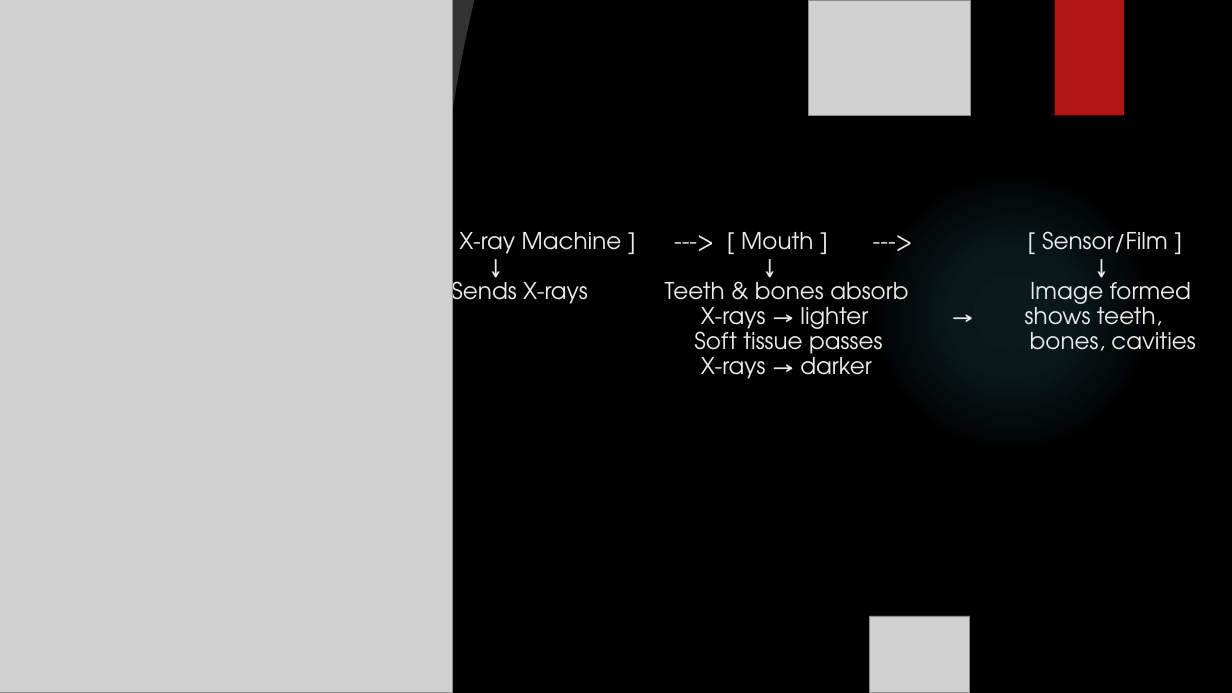
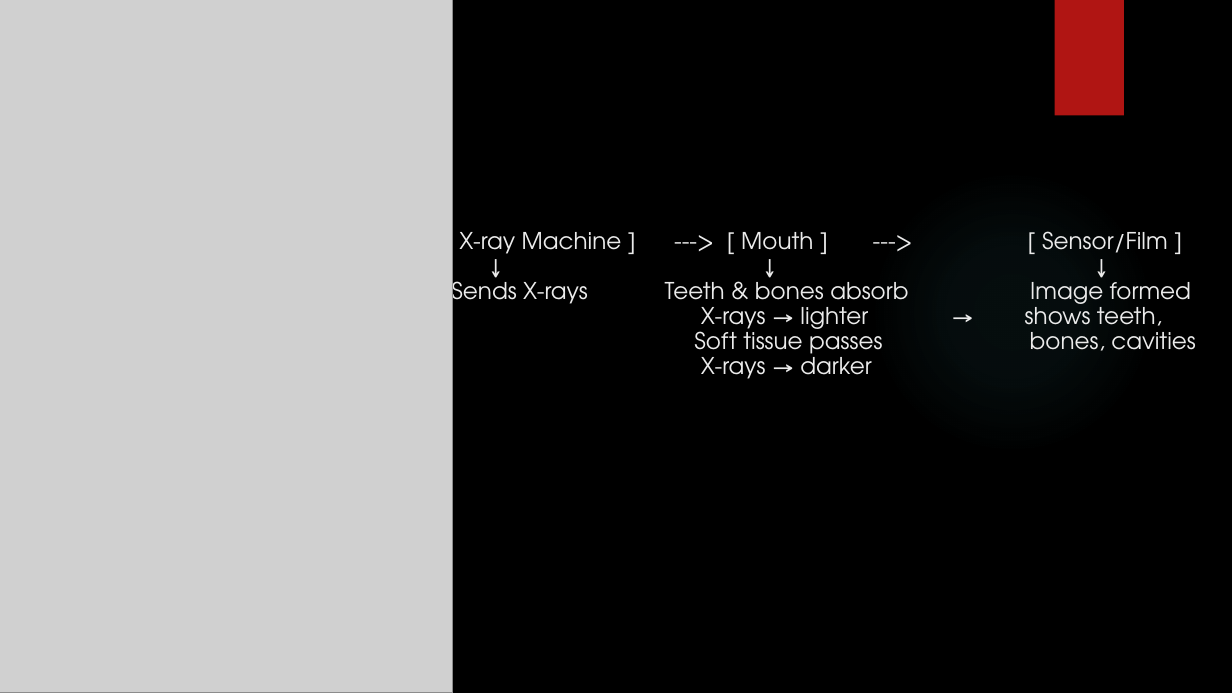
Before and after one commit to AwabEEE/dental-radiography, a slide deck: slide 5 of Awab BMD V2.pptx. Drawn at 1232x693 pixels with LibreOffice and Linux fonts; fonts in the diff are those of the drawing; grey boxes stand for pictures; background and template pictures are left out. Boxes give left, top, right and bottom in pixels: in the first picture for what was removed or moved away, otherwise in the second. Text is boxed around its words. In the diff, an @@ line names an element or a change of style, - is before the commit and + after.

```diff
--- a/Awab BMD V2.pptx
+++ b/Awab BMD V2.pptx
@@ freeform shape removed at [418, 0, 474, 375] @@
@@ picture removed at [809, 0, 970, 116] @@
@@ picture removed at [870, 616, 970, 693] @@
```
Also in this commit, not shown: 5 other slides changed, 2 slides added.
